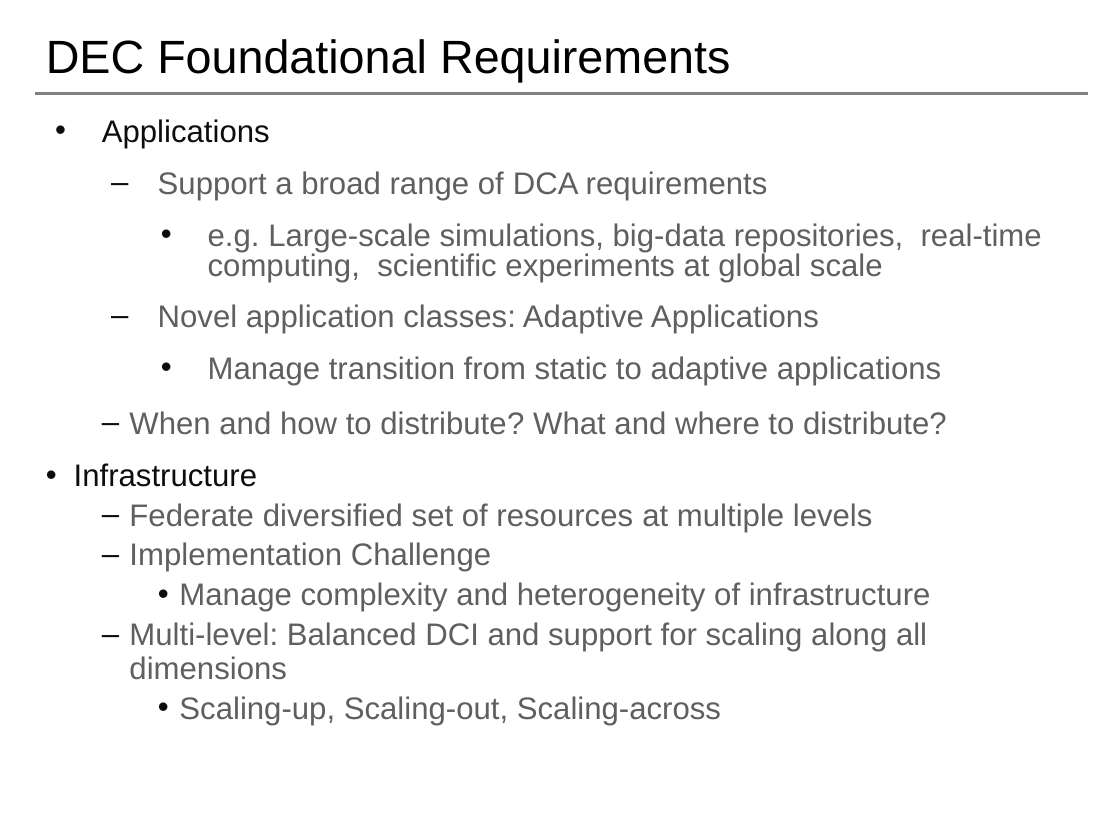
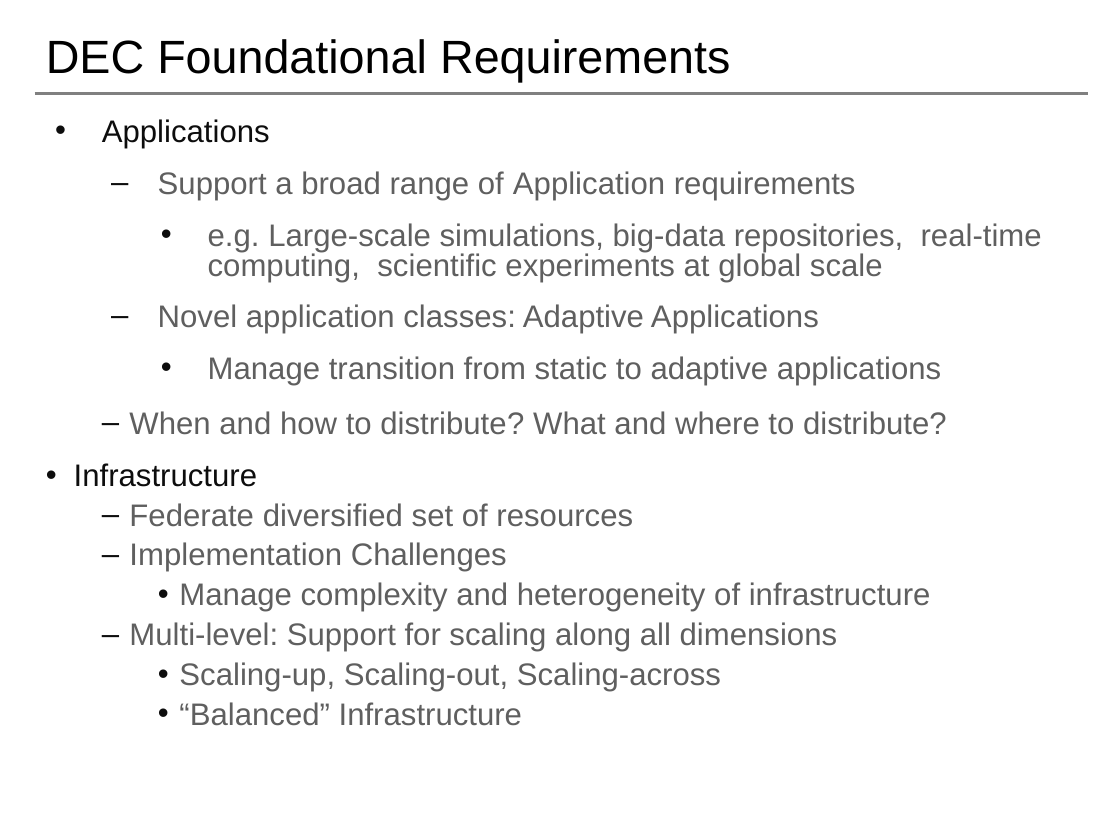
Before and after one commit to saga-project/NGMW, a slide deck: slide 5 of presentations/radical-modsim.pptx. Drawn at 1120x840 pixels with LibreOffice and Linux fonts; fonts in the diff are those of the drawing; background and template pictures are left out. Boxes give left, top, right and bottom in pixels: in the first picture for what was removed or moved away, otherwise in the second. Text is boxed around its words. In the diff, an @@ line names an element or a change of style, - is before the commit and + after.

```diff
--- a/presentations/radical-modsim.pptx
+++ b/presentations/radical-modsim.pptx
@@ text at (158, 171, 856, 200): text changed @@
-  – Support a broad range of DCA requirements
+  – Support a broad range of Application requirements
@@ text at (129, 503, 633, 572): text changed @@
-  – Federate diversified set of resources at multiple levels
-  – Implementation Challenge
+  – Federate diversified set of resources
+  – Implementation Challenges
@@ text at (129, 622, 838, 651): text changed @@
-  – Multi-level: Balanced DCI and support for scaling along all dimensions
+  – Multi-level: Support for scaling along all dimensions
@@ text at (179, 702, 522, 726): paragraph added @@
+    • “Balanced” Infrastructure
```
Also in this commit, not shown: 15 other slides changed, 1 slide added, 7 slides removed.
